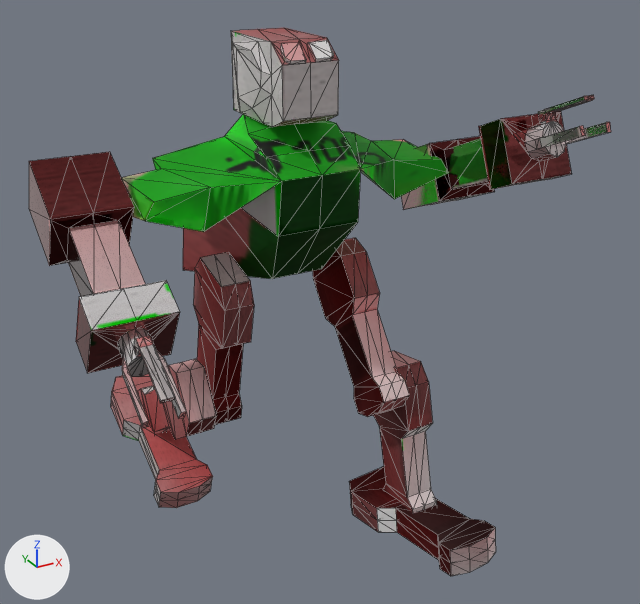
A saved change to the glTF model assets/robot.glb.
Before and after are seen from a 50 mm camera at (-3.04, -5.81, 2.61) aimed at (0.3, 0.26, -0.42). The lights are fixed; the arrows at lower left show +X, +Y and +Z. Mesh edges are drawn as thin lines. Where no turn or scale is listed for an object, it has been applied to the vertices. Vertices at the same position are counted once.

Objects in the first picture: 'helmet', 'left_hand', 'left_hand.001', 'lyda_left', 'lyda_right', 'lyda_right.001', 'lyda_right.002', 'stopa_left', 'torso', 'udo_left', 'udo_right'.
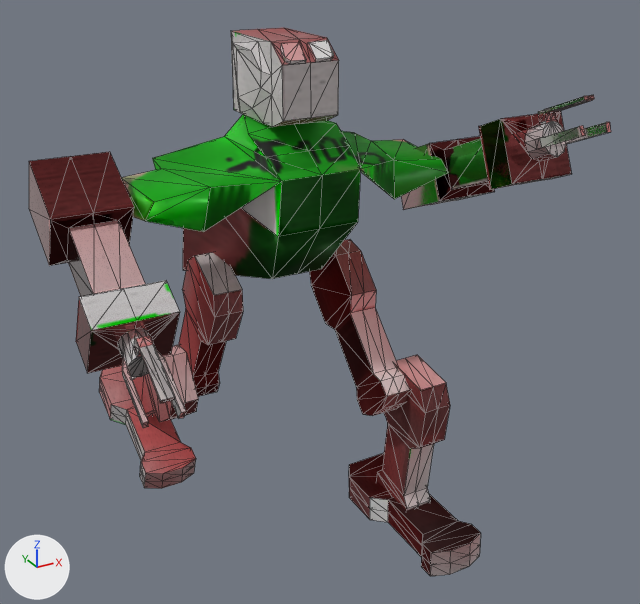
Where the change shows, as pixel boxes (x1, y1, x2, y2) in the pictures (640 x 604 px):
'udo_right', moved, turned: before (193, 253, 254, 425); after (175, 253, 243, 397)
'udo_left', moved, turned: before (313, 238, 409, 417); after (309, 239, 410, 416)
'stopa_left', moved, turned: before (349, 467, 496, 576); after (349, 453, 481, 576)
'lyda_left', moved, turned: before (373, 351, 437, 513); after (376, 355, 450, 510)
'lyda_right.002', moved, turned: before (111, 374, 213, 508); after (99, 366, 196, 488)
'lyda_right', deleted: before (138, 364, 217, 439)
'lyda_right.001', moved, turned: before (142, 359, 208, 422); after (127, 345, 198, 422)
part 1 of me_cube_001, shading changed: (272, 170, 361, 279) in both

Patch to the scene script:
```diff
--- a/assets/robot.glb.py
+++ b/assets/robot.glb.py
@@ me_cube_001 @@
 me_cube_001.from_pydata(...)  # 46 vertices, 90 faces; spans x -1.5..1.5, y -0.32..0.86, z -0.15..1.18
 # used by ob_torso; location = (0.0, 0.0, 0.0)
+# me_cube_001 part 1: all faces are now shaded smooth (12 of 90 changed)
 me_cube_001.materials.append(mat_material_002)
@@ ob_udo_left @@
 ob_udo_left.parent = ob_torso
-ob_udo_left.location = (0.567, 0.0107, -0.692)
-ob_udo_left.rotation_euler = (0.913, 0.0, 0.0)  # degrees (52, 0, 0)
+ob_udo_left.location = (0.567, 0.0148, -0.692)
+ob_udo_left.rotation_euler = (0.794, 0.0, 0.0)  # degrees (45, 0, 0)
 ob_udo_left.scale = (0.308, 0.308, 0.308)
@@ ob_lyda_left @@
 ob_lyda_left.parent = ob_udo_left
-ob_lyda_left.location = (0.801, -3.225, -1.05)
-ob_lyda_left.rotation_euler = (0.455, -0.0287, 0.00968)  # degrees (26, -1.6, 0.6)
+ob_lyda_left.location = (0.801, -3.165, -1.145)
+ob_lyda_left.rotation_euler = (0.934, -0.0287, 0.00968)  # degrees (54, -1.6, 0.6)
@@ ob_stopa_left @@
 ob_stopa_left.parent = ob_lyda_left
-ob_stopa_left.location = (0.0, -2.062, 0.704)
-ob_stopa_left.rotation_euler = (-1.446, -0.0889, 1.565)  # degrees (-83, -5.1, 90)
+ob_stopa_left.location = (0.000358, -2.05, 0.707)
+ob_stopa_left.rotation_euler = (-1.57, 0.159, 1.571)  # degrees (-90, 9.1, 90)
@@ ob_udo_right @@
 ob_udo_right.parent = ob_torso
-ob_udo_right.location = (-0.567, 0.414, -0.719)
-ob_udo_right.rotation_euler = (1.813, 0.0, 0.0)  # degrees (104, 0, 0)
+ob_udo_right.location = (-0.567, 0.758, -0.719)
+ob_udo_right.rotation_euler = (2.084, 0.0, 0.0)  # degrees (119, 0, 0)
 ob_udo_right.scale = (0.308, 0.308, 0.308)
@@ ob_lyda_right @@
-ob_lyda_right = bpy.data.objects.new('lyda_right', me_cube_009)
-ob_lyda_right.location = (-0.817, 1.024, -1.511)
@@ ob_lyda_right_001 @@
 ob_lyda_right_001.parent = ob_udo_right
-ob_lyda_right_001.location = (-0.813, -2.978, -1.31)
-ob_lyda_right_001.rotation_euler = (0.74, 0.0, 0.0)  # degrees (42, 0, 0)
+ob_lyda_right_001.location = (-0.813, -3.474, -0.599)
+ob_lyda_right_001.rotation_euler = (0.473, 0.0, 0.0)  # degrees (27, 0, 0)
```
